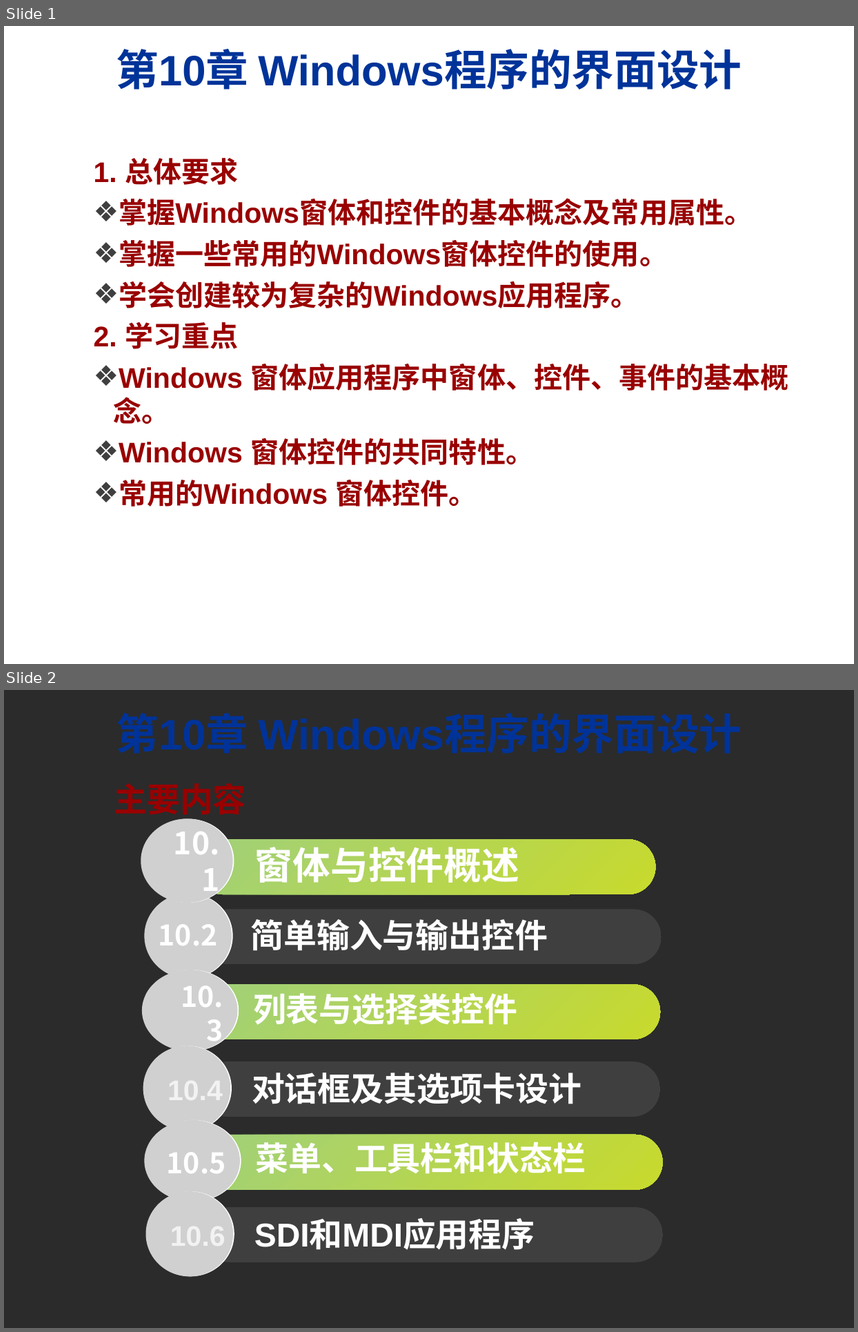
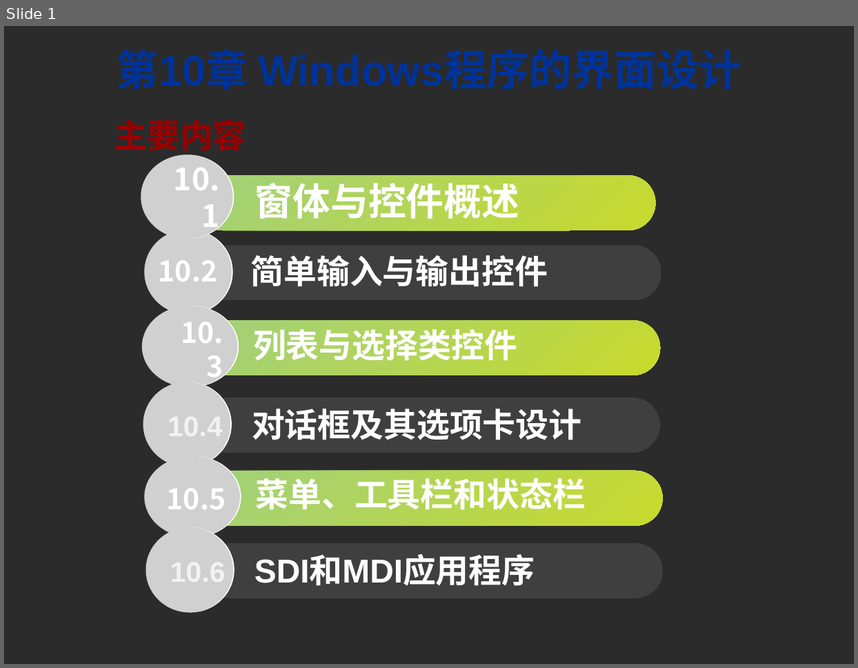
Before and after one commit to HBU/C-Sharp.net, a slide deck: PPT/01第十章.ppt. Shown one above the other, each under a label of ours: slides 1 and 2 before the commit, slide 1 after it. The pictures are 858x1332 and 858x668 pixels, drawn with LibreOffice and Linux fonts; fonts in the diff are those of the drawing; grey boxes stand for pictures; background and template pictures are left out; a plain dark background stands for a picture behind light text. Boxes give left, top, right and bottom in pixels: in the first picture for what was removed or moved away, otherwise in the second. Text is boxed around its words. In the diff, an @@ line names an element or a change of style, - is before the commit and + after.

```diff
--- a/PPT/01第十章.ppt
+++ b/PPT/01第十章.ppt
@@ slide 1 removed at [4, 26, 854, 664], background picture (left out) @@
@@ title removed at [116, 49, 742, 89] @@
-第10章 Windows程序的界面设计
@@ text removed at [94, 158, 789, 506] @@
-1. 总体要求
-❖ 掌握Windows窗体和控件的基本概念及常用属性。
-❖ 掌握一些常用的Windows窗体控件的使用。
-❖ 学会创建较为复杂的Windows应用程序。
-2. 学习重点
-❖ Windows 窗体应用程序中窗体、控件、事件的基本概念。
-❖ Windows 窗体控件的共同特性。
-❖ 常用的Windows 窗体控件。
@@ what was slide 2 is now slide 1 @@
```
Also in this commit, not shown: 17 slides changed, 3 other slides removed, 13 other files.
